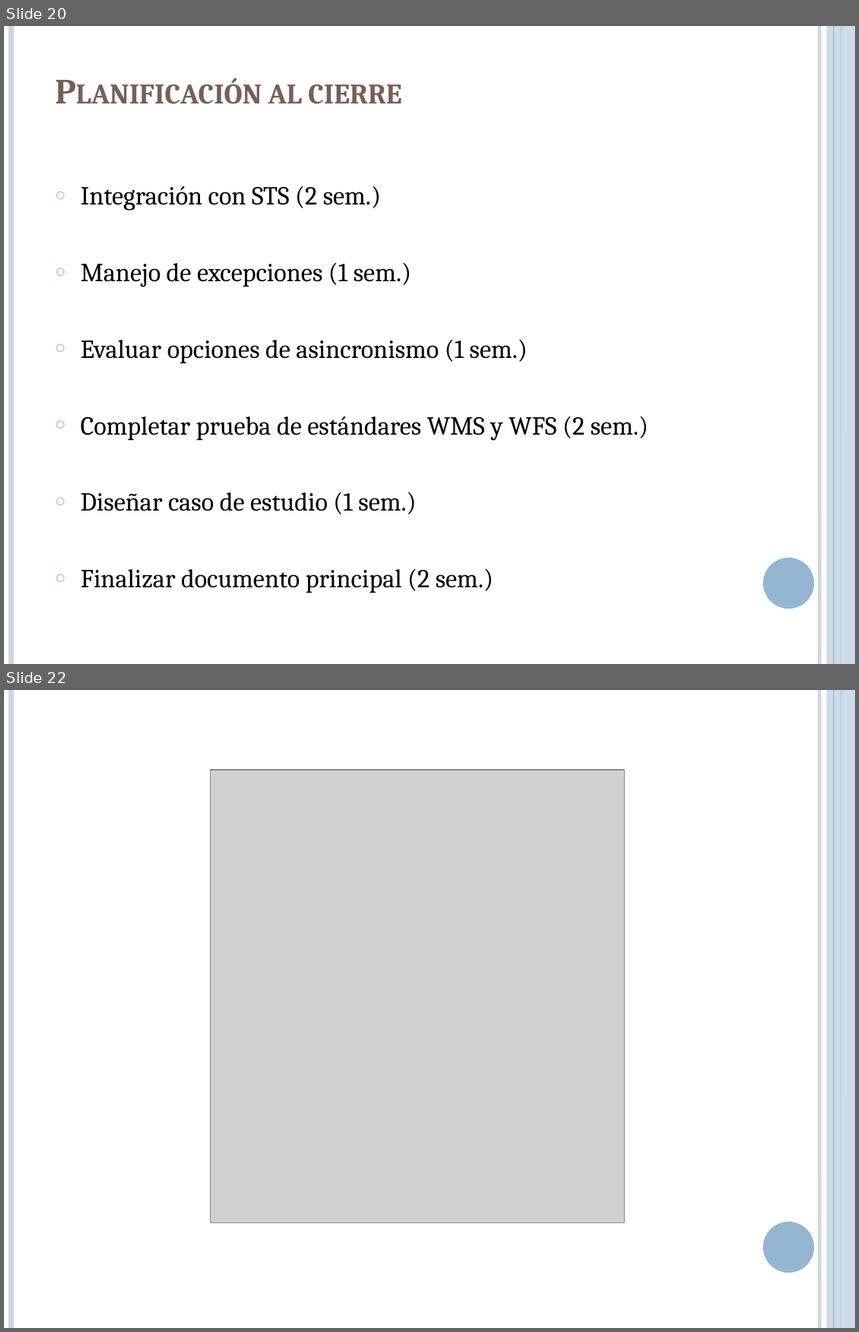
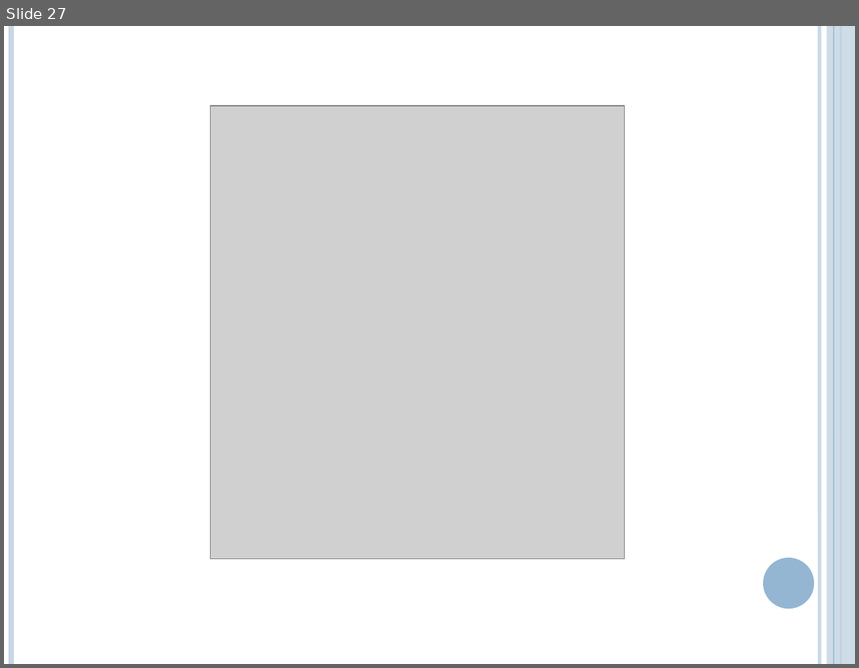
Before and after one commit to lcpaso1/integracion-gis-pge, a slide deck: Presentacion.pptx. Shown one above the other, each under a label of ours: slides 20 and 22 before the commit, slide 27 after it; the slides between them are not shown. The pictures are 859x1332 and 859x668 pixels, drawn with LibreOffice and Linux fonts; fonts in the diff are those of the drawing; grey boxes stand for pictures. Boxes give left, top, right and bottom in pixels: in the first picture for what was removed or moved away, otherwise in the second. Text is boxed around its words. In the diff, an @@ line names an element or a change of style, - is before the commit and + after.

```diff
--- a/Presentacion.pptx
+++ b/Presentacion.pptx
@@ slide 20 removed at (x1=4, y1=26, x2=855, y2=664), background #FFFFFF; not listed: 6 template elements that a slide beside it also shows @@
@@ title removed at (x1=268, y1=85, x2=401, y2=104) @@
-Planificación al cierre
@@ text removed at (x1=81, y1=186, x2=648, y2=594) @@
-○ Integración con STS (2 sem.)
-○ Manejo de excepciones (1 sem.)
-○ Evaluar opciones de asincronismo (1 sem.)
-○ Completar prueba de estándares WMS y WFS (2 sem.)
-○ Diseñar caso de estudio (1 sem.)
-○ Finalizar documento principal (2 sem.)
@@ what was slide 22 is now slide 27 @@
```
Also in this commit, not shown: 6 slides changed, 7 slides added, 1 other slide removed.
